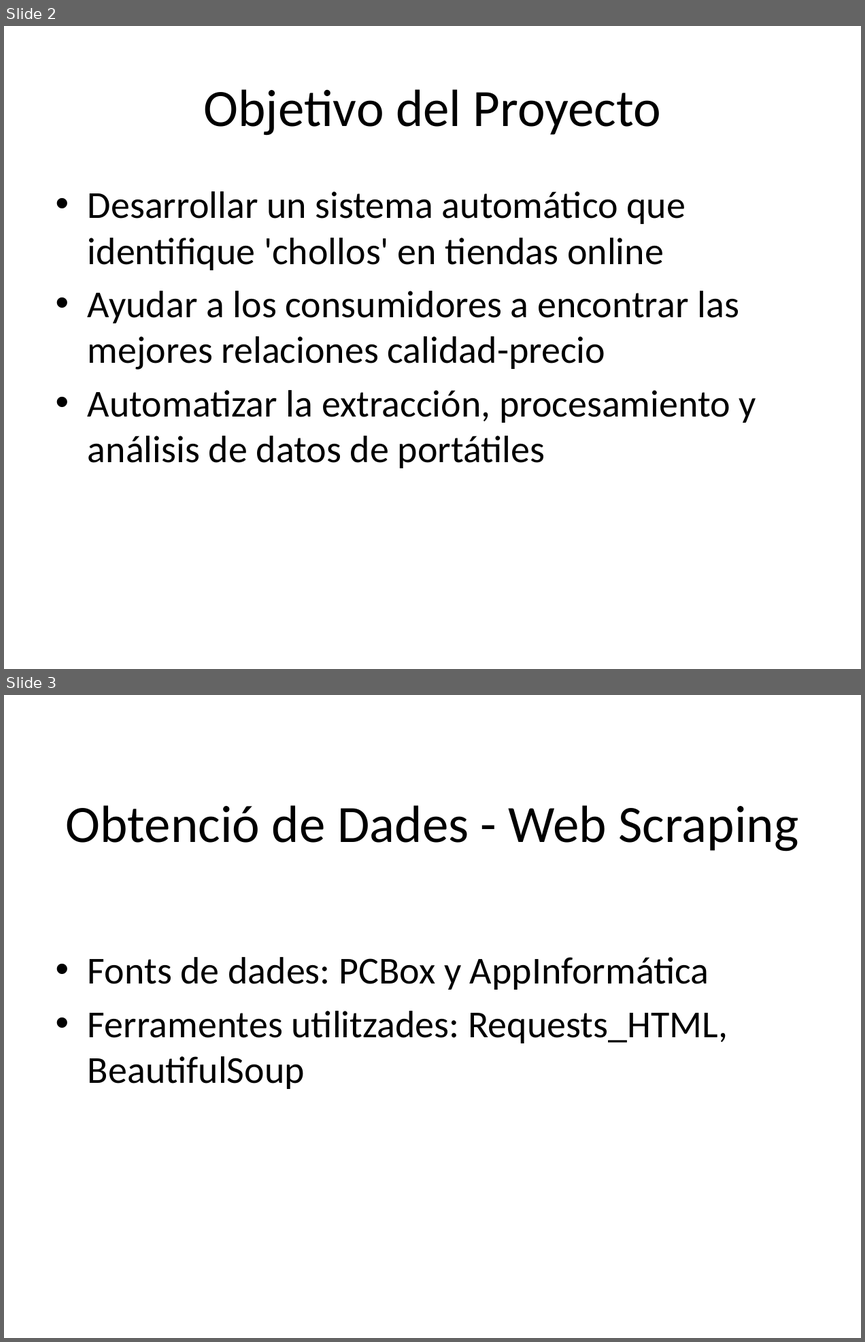
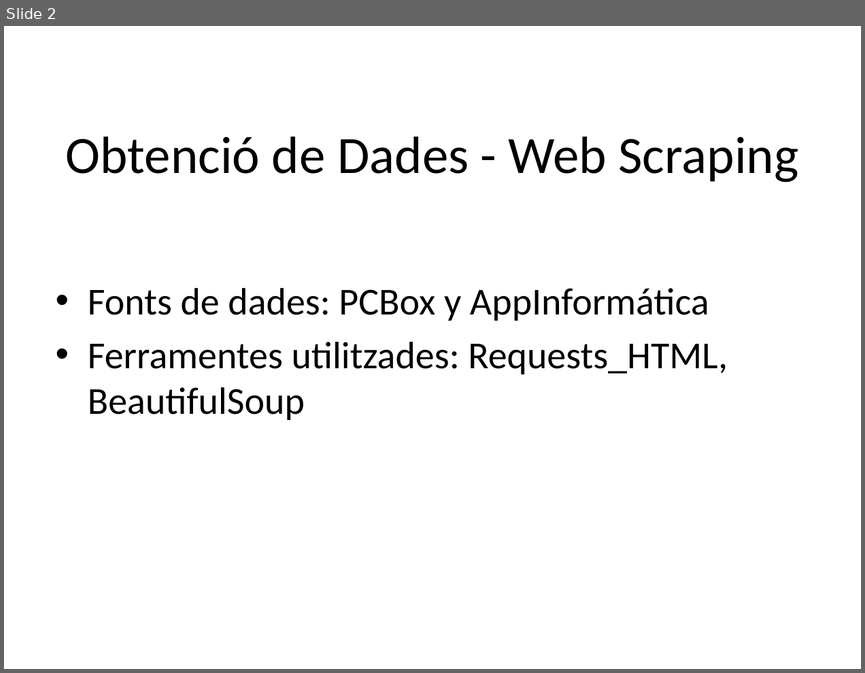
Before and after one commit to OlVeRaS94/PROYECTO-PIA-OFERTAS, a slide deck: presentacion_chollos.pptx. Shown one above the other, each under a label of ours: slides 2 and 3 before the commit, slide 2 after it. The pictures are 865x1342 and 865x673 pixels, drawn with LibreOffice and Linux fonts; fonts in the diff are those of the drawing. Boxes give left, top, right and bottom in pixels: in the first picture for what was removed or moved away, otherwise in the second. Text is boxed around its words. In the diff, an @@ line names an element or a change of style, - is before the commit and + after.

```diff
--- a/presentacion_chollos.pptx
+++ b/presentacion_chollos.pptx
@@ slide 2 removed at (4,26,861,669), background #FFFFFF @@
@@ title removed at (203,89,661,135) @@
-Objetivo del Proyecto
@@ text removed at (88,191,756,468) @@
-• Desarrollar un sistema automático que identifique 'chollos' en tiendas online
-• Ayudar a los consumidores a encontrar las mejores relaciones calidad-precio
-• Automatizar la extracción, procesamiento y análisis de datos de portátiles
@@ what was slide 3 is now slide 2 @@
```
Also in this commit, not shown: 3 slides changed, 1 slide added, 1 other slide removed.
